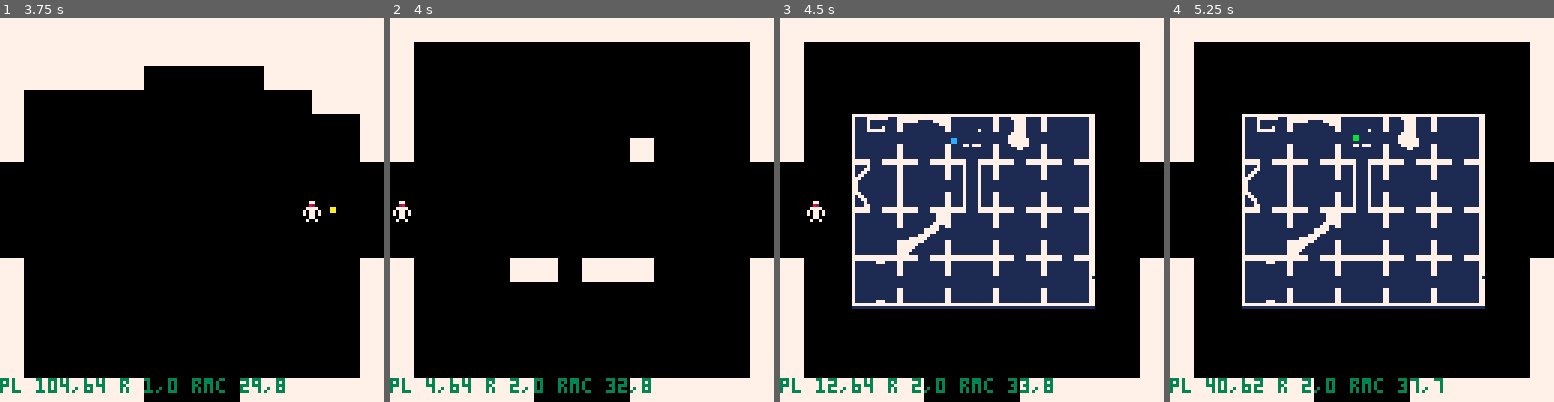
Above: before the commit, frames 1-4 (left to right).
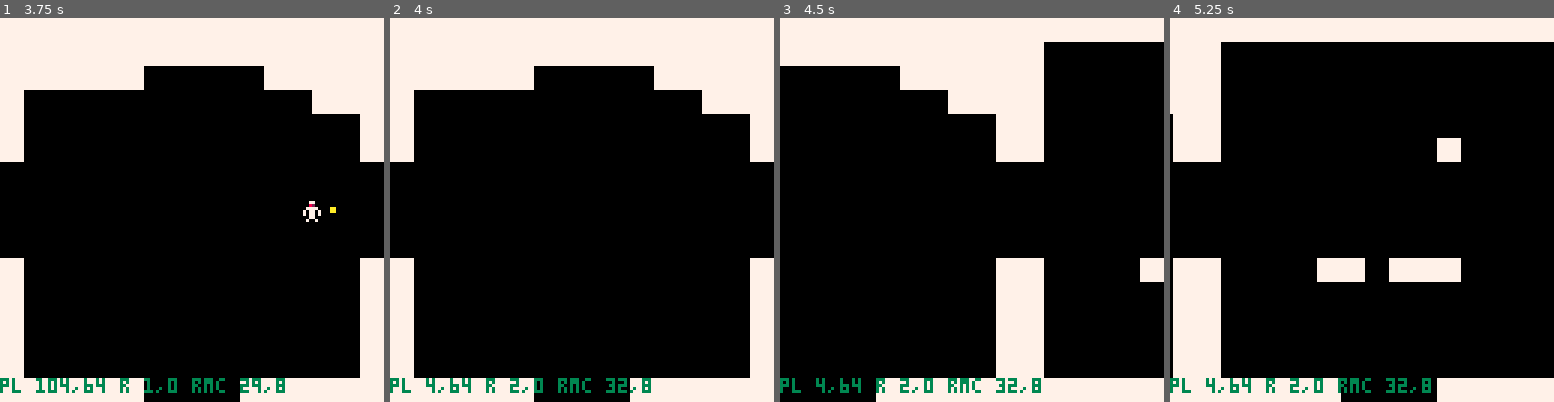
Above: after the commit, the same moments.

Repository: PedroMR/pico8
Game: PICO-8 cartridge ptron.p8
The game is run twice, just before and just after one commit, with the same random seed, the same clock (stepped at 60 frames per second) and the same inputs.
Inputs:
- Up to frame 1 (3.75 s): tap X (X key) at 0.33, 0.7, 1.43, 2.58, 3.1, 3.62 s; tap O (Z key) at 1.07, 1.8, 2.43, 3.07, 3.7 s; hold Right 2.33-3.33 s; hold Right from 3.38 s (still down)
- Up to frame 2 (4 s): keep holding Right
- Up to frame 3 (4.5 s): tap X (X key) at 4.13 s; release Right at 4.22 s; hold Up from 4.27 s (still down); tap O (Z key) at 4.33 s
- Up to frame 4 (5.25 s): tap X (X key) at 4.65, 5.17 s; release Up at 4.67 s; hold Right from 4.72 s (still down); tap O (Z key) at 4.97 s

Frame 1 is identical in both runs. In frame 2, 12% of the frame differs, in the area x 0-94%, y 6-69%; in frame 3, 52%, in the area x 0-100%, y 6-100%; in frame 4, 42%.

Commit message:
Visual transition when changing rooms

Diff:
--- a/ptron.p8
+++ b/ptron.p8
@@ -9,6 +9,10 @@
 local scr={x0=0,x1=128,y0=0,y1=128}
 local particles={}
 local frame=0
+local room_trans=-1
+local room_trans_t=0
+local room_trans_d={0,0}
+local room_trans_time=40
 
 -- player 🐱
 local pl={x=64,y=64,spr=1,shot=10,w=4,h=6}
@@ -70,6 +74,15 @@
 
 function rndi(a,b)
  return flr(rnd()*(b-a+1)+a)
+end
+
+function lerp(t,a,b)
+ t=clamp(t,0,1)
+ return (1-t)*a+t*b
+end
+
+function clamp(v,a,b)
+ return min(max(v,a),b)
 end
 
 function _init()
@@ -137,7 +150,9 @@
 function _update()
  frame+=1
  upd_map()
- if not paused then
+ if room_trans_t > 0 then
+  room_trans_t-=1
+ elseif not paused then
 	 upd_player()
 	 upd_enemy()
 	 upd_spawn()
@@ -252,23 +267,33 @@
 end
 
 function start_room(nroom)
- move_room(nroom)
+ set_room(nroom)
  pl.x,pl.y=64,64
 end
 
 function move_room(nroom)
- room = nroom
+ room_trans=room
+ room_trans_t=room_trans_time
+ set_room(nroom)
  on_door = true
  if pl.y>=120 then
  	pl.y = 4
+ 	room_trans_d={x=0,y=1}
  elseif pl.y <= 8 then
   pl.y = 124
+ 	room_trans_d={x=0,y=-1}
  end
  if pl.x>=120 then
  	pl.x = 4
+ 	room_trans_d={x=1,y=0}
  elseif pl.x <= 8 then
   pl.x = 124
- end
+ 	room_trans_d={x=-1,y=0}
+ end
+end
+
+function set_room(nroom)
+ room = nroom
 
  ene_obj={}
  pl_bul={}
@@ -362,24 +387,41 @@
 
 function _draw()
  cls()
- draw_room(room)
- dspr(pl)
- -- animate visor
- pset(pl.x-1+(3*t()%2),pl.y-2,2)
- for b in all(pl_bul) do
-  dspr(b)
- end
- for o in all(ene_obj) do
-  if(o.incoming%4 == 0) dspr(o)
- end
- for o in all(particles) do
-  dspr(o)
- end
- draw_map()
+ if room_trans_t>0 then
+  draw_trans()
+ else
+	 draw_room(room)
+	 dspr(pl)
+	 -- animate visor
+	 pset(pl.x-1+(3*t()%2),pl.y-2,2)
+	 for b in all(pl_bul) do
+	  dspr(b)
+	 end
+	 for o in all(ene_obj) do
+	  if(o.incoming%4 == 0) dspr(o)
+	 end
+	 for o in all(particles) do
+	  dspr(o)
+	 end
+	 draw_map()
+	end
  color(3)
  local rx,ry=room_tile(room,pl.x,pl.y)
  local rxc,ryc=tile_from_coord(room,pl.x,pl.y)
  print("pl "..pl.x..","..pl.y.." r "..rx..","..ry.. " rmc "..rxc..","..ryc,0,120)
+end
+
+function draw_trans()
+ local x0,y0,x1,y1
+ local t=room_trans_t/room_trans_time
+ local k0=lerp(1-t,0,128)
+ local k1=lerp(t,0,128)
+ x0=room_trans_d.x*-k0
+ y0=room_trans_d.y*-k0
+ x1=room_trans_d.x*k1
+ y1=room_trans_d.y*k1
+ draw_room(room,x1,y1)
+ draw_room(room_trans,x0,y0)
 end
 
 function dspr(o)
@@ -396,9 +438,10 @@
  end
 end
 
-function draw_room(rm)
+function draw_room(rm,sx,sy)
+ sx=sx or 0 sy=sy or 0
  local rx,ry=room_coord(rm,0,0)
- map(rx,ry,0,0,16,16)
+ map(rx,ry,sx,sy,16,16)
 end
 
 -->8
